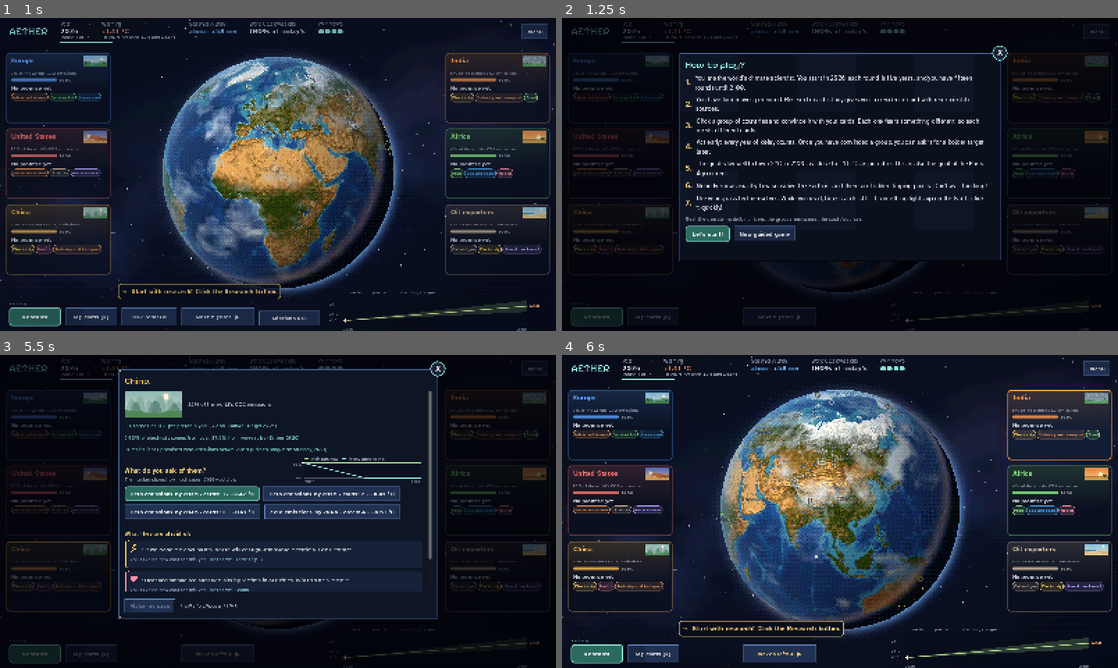
Above: before the commit, frames 1-4 (two rows, left to right).
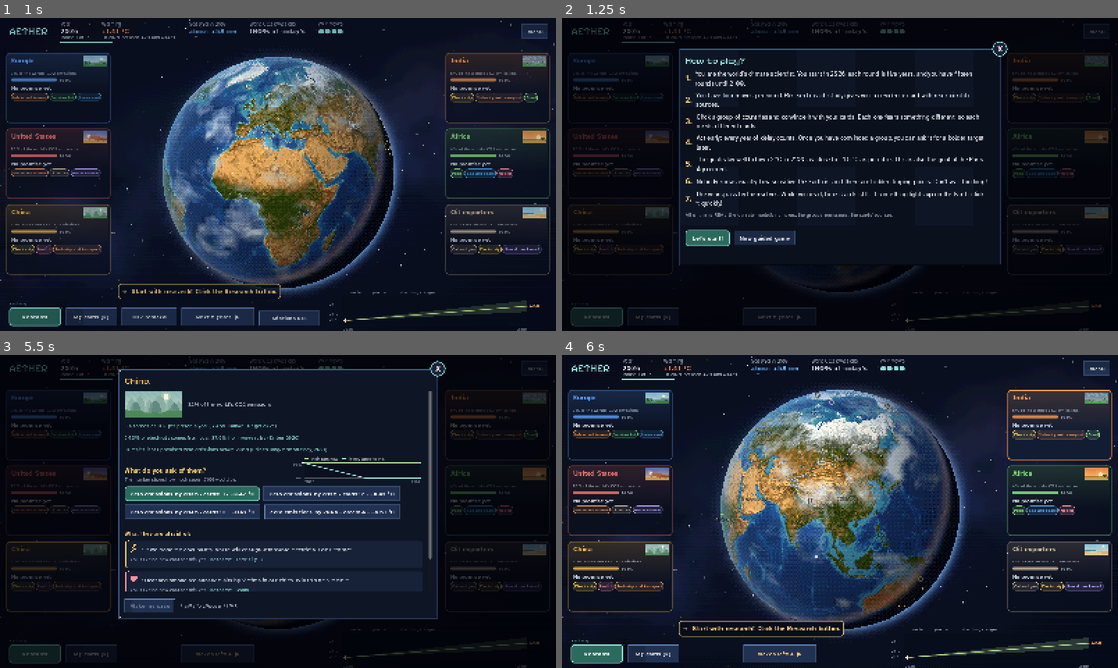
Above: after the commit, the same moments.

Repository: roadside/aether
Game: Godot game, scene res://scenes/main.tscn
The game is run twice, just before and just after one commit, with the same random seed, the same clock (stepped at 60 frames per second) and the same inputs. Sound files missing from this copy of the repository are replaced by a short silence.
Inputs (mouse positions are in pixels of both pictures, inside the frame that each line leads up to):
- Up to frame 1 (1 s): tap Enter at 0.5 s; drag from (278, 174) to (333, 105) at 0.52 s
- Up to frame 2 (1.25 s): no input
- Up to frame 3 (5.5 s): click "Let's start!" at 1.25 s; click "Next 5 years ▶" at 2 s; click (55, 423) at 2.77 s; click (55, 502) at 3.52 s; drag from (278, 508) to (250, 574) at 4.27 s; click (55, 577) at 5.02 s
- Up to frame 4 (6 s): click (1062, 423) at 5.77 s

Frame 1 is identical in both runs. In frame 2, 7.9% of the frame differs, in the area x 21-81%, y 7-80%; in frame 3, less than 0.1%; in frame 4, nothing differs.

Commit message:
Súgó: több hely a gombok fölött; „Itt minden VALÓDI…”
Co-Authored-By: Claude Fable 5.2 <noreply@anthropic.com>
Claude-Session: https://claude.ai/code/session_01T6sPwaPiVjASr8DLyjC9bo

Diff:
--- a/scripts/i18n_3.gd
+++ b/scripts/i18n_3.gd
@@ -73,7 +73,7 @@
 	"Növényi energia CO2-tárolással": "Plant energy with CO2 storage",
 	"Te vagy a világ klímatudósa. 2026-ból indulsz; egy kör öt év, így 2100-ig tizenöt köröd van.": "You are the world's climate scientist. You start in 2026, each round is five years, and you have fifteen rounds until 2100.",
 	"Tőlük már nincs mit kérned.": "There is nothing more to ask of them.",
-	"Valódi: a klímamodell számai, a csoportok kibocsátása, a kártyák forrásai.": "Real: the climate model's numbers, the groups' emissions, the cards' sources.",
+	"Itt minden VALÓDI: a klímamodell számai, a csoportok kibocsátása, a kártyák forrásai.": "All of this is REAL: the climate model's numbers, the groups' emissions, the cards' sources.",
 	"Válassz %d kártyát (%d/%d)": "Cards to choose: %d (%d/%d)",
 	"Válassz témakört! Három valódi kérdést kapsz, egyet kutathatsz ki: ebből lesz a bizonyíték-kártyád.": "Choose a topic. You get three real questions and can research one: it becomes your evidence card.",
 	"az átlagnál kevésbé érzékeny": "less sensitive than average",
--- a/scripts/main.gd
+++ b/scripts/main.gd
@@ -3092,7 +3092,10 @@
 		h.add_child(UI.label(row[0], 22, UI.GOLD, true, false))
 		h.add_child(UI.label(L.t(row[1]), 18, UI.TEXT))
 		body.add_child(h)
-	body.add_child(UI.label(L.t("Valódi: a klímamodell számai, a csoportok kibocsátása, a kártyák forrásai."), 15, UI.MUTE))
+	body.add_child(UI.label(L.t("Itt minden VALÓDI: a klímamodell számai, a csoportok kibocsátása, a kártyák forrásai."), 15, UI.MUTE))
+	var help_gap := Control.new()      # több hely a gombok fölött (Zoltán kérése)
+	help_gap.custom_minimum_size = Vector2(0, 14)
+	body.add_child(help_gap)
 	var hb := UI.hbox(12)
 	hb.add_child(_go(L.t("Kezdjük!"), _close))
 	hb.add_child(_go(L.t("Új játék vezetéssel"), func() -> void:       # az első kör lépésről lépésre, újra
Not shown, changed: docs/lektoralni_szovegek.md
